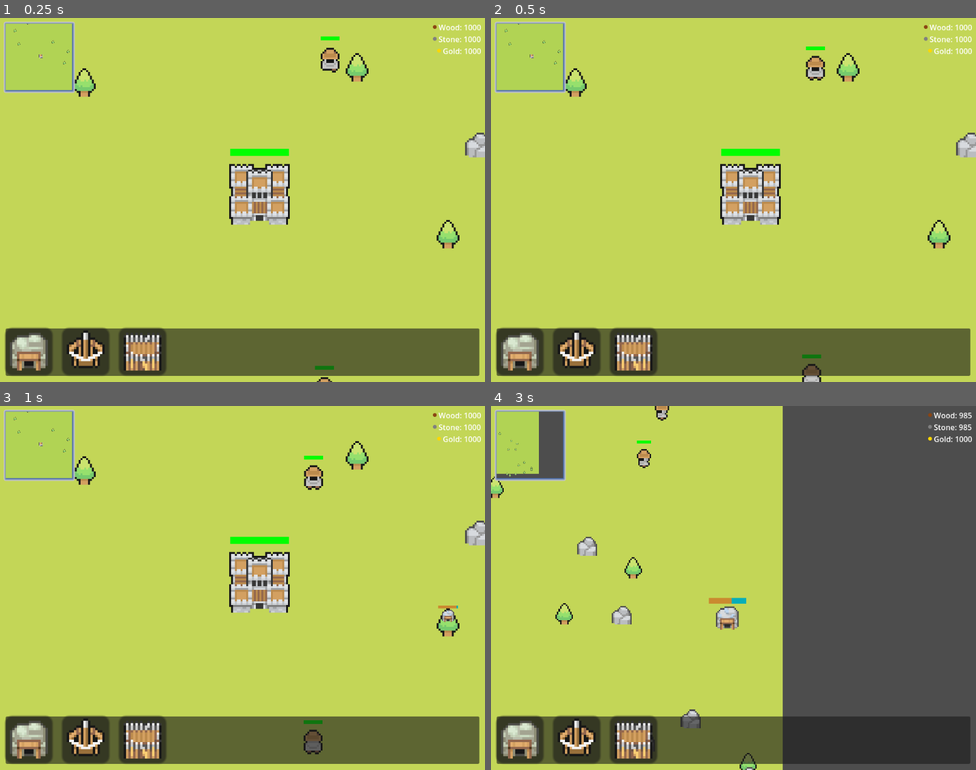
Above: before the commit, frames 1-4 (two rows, left to right).
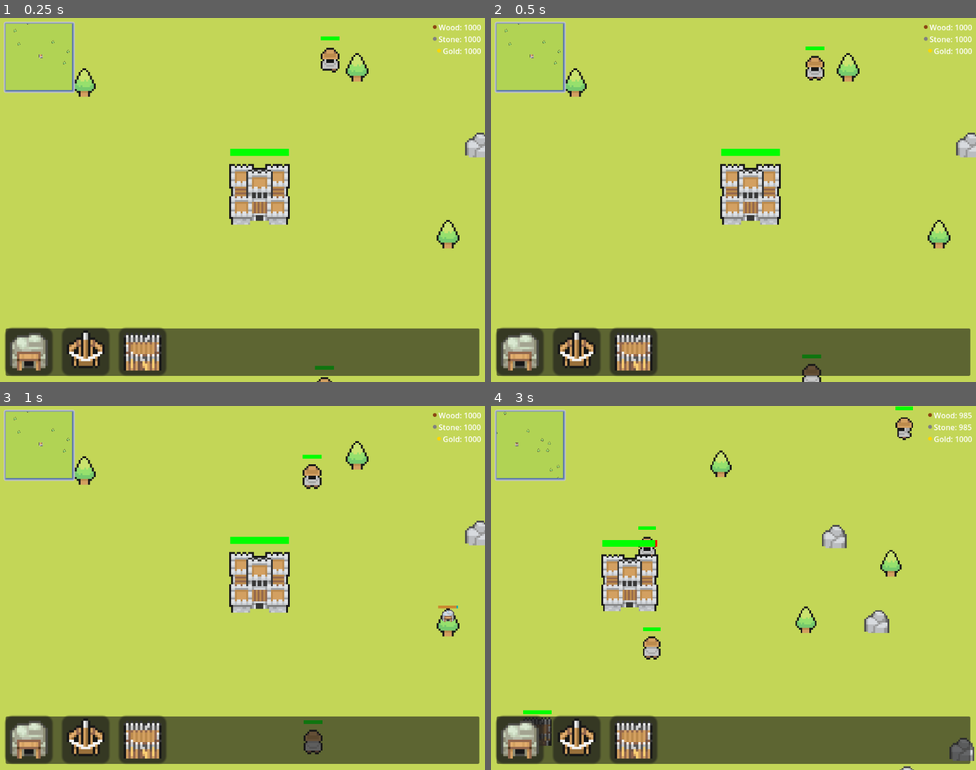
Above: after the commit, the same moments.

Repository: MSchablinger/CastleIO
Game: Godot game, scene res://world.tscn
The game is run twice, just before and just after one commit, with the same random seed, the same clock (stepped at 60 frames per second) and the same inputs.
Inputs (mouse positions are in pixels of both pictures, inside the frame that each line leads up to):
- Up to frame 1 (0.25 s): no input
- Up to frame 2 (0.5 s): no input
- Up to frame 3 (1 s): drag from (29, 740) to (446, 620) at 0.52 s
- Up to frame 4 (3 s): drag from (578, 740) to (937, 620) at 1.27 s; move the mouse to (631, 740) at 2.02 s; hold Right (ui_right) 2.03-2.75 s; tap Mouse wheel down (WheelDown) at 2.1 s; click (631, 740) at 2.17 s; drag from (660, 453) to (641, 566) at 2.77 s

Frame 1 is identical in both runs. In frame 2, less than 0.1% of the frame differs, in the area x 64-69%, y 7-18%; in frame 3, 0.2%; in frame 4, 45%, in the area x 0-100%, y 0-100%.

Commit message:
Enemies not reaching target

Diff:
--- a/Entities/peasant.gd
+++ b/Entities/peasant.gd
@@ -1,17 +1,16 @@
 extends CharacterBody2D
 
-var speed: float = 50.0  # Movement speed of the enemy
-var attack_damage: int = 5  # Damage dealt to the building per attack
-var attack_interval: float = 1.0  # Time between attacks
+# Constants and variables
+var speed: float = 50.0
+var attack_damage: int = 5
+var attack_interval: float = 1.0
 var health = 100
-var keep: Node  # Store reference to keep
+var keep: Node
 
-# Internal variables
 var target_position: Vector2
 var can_attack: bool = true
 
-# Reference to the building (StaticBody2D)
-@onready var building = get_parent().get_parent().get_node("Houses/CastleKeep")
+@onready var building = null
 @onready var animation_sprite = $AnimatedSprite2D
 @onready var navigation = $NavigationAgent2D
 @onready var progress_bar = $ProgressBar
@@ -20,67 +19,60 @@
 func _ready():
 	add_to_group("enemies")
 	keep = get_parent().get_parent().get_node("Houses/CastleKeep")
-	building = keep
-	if building:
-		target_position = building.global_position
+	reset_target()
 
 func reset_target():
-	building = keep
-	target_position = keep.global_position
-	navigation.target_position = target_position
+	if keep and not keep.is_queued_for_deletion():
+		building = keep
+		target_position = keep.global_position
+		navigation.target_position = target_position
 
 func _physics_process(_delta: float):
-	if building == null:
+	if not building or building.is_queued_for_deletion():
 		reset_target()
 		return
 
-	# First check if we need to find a wall to break through
+	# Look for walls if targeting the keep
+	if building == keep:
+		var closest_wall = find_closest_wall()
+		if closest_wall:
+			building = closest_wall
+			target_position = closest_wall.global_position
+			navigation.target_position = target_position
+
+	# Handle navigation and actions
+	handle_navigation()
+
+func find_closest_wall() -> Node:
 	var walls = get_tree().get_nodes_in_group("walls")
+	if walls.is_empty():
+		return null
+
 	var closest_wall = null
 	var closest_distance = INF
 
-	# Only look for walls if we're targeting the keep
-	if building == keep:
-		for wall in walls:
-			var distance = global_position.distance_to(wall.global_position)
-			# Check if wall is blocking path to keep
-			var to_keep = (keep.global_position - global_position)
-			var to_wall = (wall.global_position - global_position)
-			if distance < closest_distance and distance < to_keep.length():
-				closest_distance = distance
-				closest_wall = wall
+	for wall in walls:
+		if not wall or wall.is_queued_for_deletion():
+			continue
+		var distance = global_position.distance_to(wall.global_position)
+		var to_keep = keep.global_position - global_position
+		var to_wall = wall.global_position - global_position
+		# Ensure the wall is blocking the path
+		if distance < closest_distance and distance < to_keep.length():
+			closest_distance = distance
+			closest_wall = wall
 
-	# If we found a wall in our path and we're close enough, attack it
-	if closest_wall and closest_distance < 100:
-		building = closest_wall
-		target_position = closest_wall.global_position
-		# print("Targeting wall at distance: ", closest_distance)
-		navigation.target_position = target_position
+	# Only return walls within a reasonable range
+	return closest_wall if closest_distance < 100 else null
 
-		if navigation.is_navigation_finished():
-			velocity = Vector2.ZERO
-			play_animation("idle")
-			if can_attack and is_close_to_target():
-				# print("Attempting to attack building")
-				attack_building()
-		else:
-			move_along_path()
-	elif building != null and not building.is_queued_for_deletion():
-		# print("Current target: ", building.name, " at position: ", building.global_position)
-		navigation.target_position = building.global_position
-		if navigation.is_navigation_finished():
-			velocity = Vector2.ZERO
-			play_animation("idle")
-			if can_attack and is_close_to_target():
-				# print("Attempting to attack building")
-				attack_building()
-		else:
-			move_along_path()
-
-func apply_damage(damage: int):
-	progress_bar.value -= damage
-	if progress_bar.value <= 0:
-		queue_free()
+func handle_navigation():
+	if navigation.is_navigation_finished():
+		velocity = Vector2.ZERO
+		play_animation("idle")
+		if can_attack:
+			attack_building()
+	else:
+		move_along_path()
 
 func move_along_path():
 	var next_point = navigation.get_next_path_position()
@@ -93,18 +85,11 @@
 		velocity = Vector2.ZERO
 
 func attack_building():
-	# print("Attack building called. Building: ", building)
-	if building != null and not building.is_queued_for_deletion() and building.has_method("apply_damage"):
-		# print("Dealing damage to building")
+	if building and not building.is_queued_for_deletion() and building.has_method("apply_damage"):
 		building.apply_damage(attack_damage)
 		play_animation(get_attack_animation())
 		can_attack = false
 		attack_timer.start(attack_interval)
-
-func is_close_to_target() -> bool:
-	var distance = global_position.distance_to(building.global_position)
-	# print("Distance to target: ", distance)
-	return distance < 60.0  # Increased attack range
 
 func play_animation(animation_name: String):
 	if animation_sprite.animation != animation_name:
@@ -112,21 +97,17 @@
 
 func play_movement_animation(direction: Vector2):
 	if abs(direction.x) > abs(direction.y):
-		if direction.x > 0:
-			play_animation("right")
-		else:
-			play_animation("left")
+		play_animation("right" if direction.x > 0 else "left")
 	else:
-		if direction.y > 0:
-			play_animation("down")
-		else:
-			play_animation("up")
+		play_animation("down" if direction.y > 0 else "up")
 
 func get_attack_animation() -> String:
-	if abs(velocity.x) > abs(velocity.y):
-		return "attack_right" if velocity.x > 0 else "attack_left"
-	else:
-		return "attack_down" if velocity.y > 0 else "attack_up"
+	return "attack_right" if velocity.x > 0 else "attack_left" if abs(velocity.x) > abs(velocity.y) else "attack_down" if velocity.y > 0 else "attack_up"
+
+func apply_damage(damage: int):
+	progress_bar.value -= damage
+	if progress_bar.value <= 0:
+		queue_free()
 
 func _on_input_event(viewport: Node, event: InputEvent, shape_idx: int) -> void:
 	if event is InputEventMouseButton and event.button_index == 1:
--- a/Entities/peasant.tscn
+++ b/Entities/peasant.tscn
@@ -276,7 +276,7 @@
 shape = SubResource("RectangleShape2D_dhjui")
 
 [node name="NavigationAgent2D" type="NavigationAgent2D" parent="."]
-target_desired_distance = 40.0
+target_desired_distance = 45.0
 avoidance_enabled = true
 
 [node name="ProgressBar" type="ProgressBar" parent="."]
@@ -290,7 +290,6 @@
 show_percentage = false
 
 [node name="AttackTimer" type="Timer" parent="."]
-one_shot = true
 
 [connection signal="input_event" from="." to="." method="_on_input_event"]
 [connection signal="timeout" from="AttackTimer" to="." method="_on_attack_timer_timeout"]
--- a/UI/Camera.gd
+++ b/UI/Camera.gd
@@ -3,8 +3,8 @@
 signal area_selected
 signal atart_move_selection
 
-@export var SPEED: float = 20.0
-@export var ZOOM_SPEED: float = 20.0
+@export var SPEED: float = 10.0
+@export var ZOOM_SPEED: float = 10.0
 @export var ZOOM_MARGIN: float = 0.1
 @export var ZOOM_MIN: float = 0.5
 @export var ZOOM_MAX: float = 3.0
@@ -42,7 +42,7 @@
 	zoom.x = clamp(zoom.x, ZOOM_MIN, ZOOM_MAX)
 	zoom.y = clamp(zoom.y, ZOOM_MIN, ZOOM_MAX)
 	if not zooming:
-		zoomFactor = 1.0
+		zoomFactor = 1
 
 
 func move_camera(delta: float) -> void:
